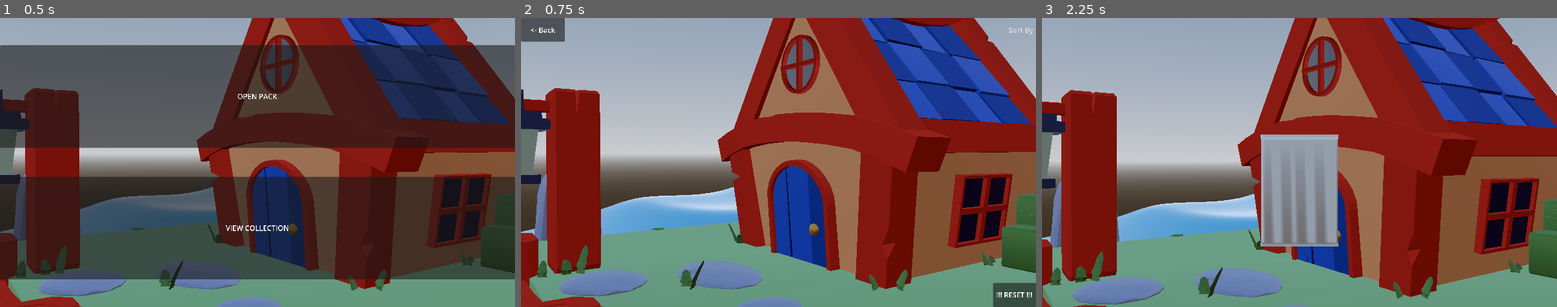
Above: before the commit, frames 1-3 (left to right).
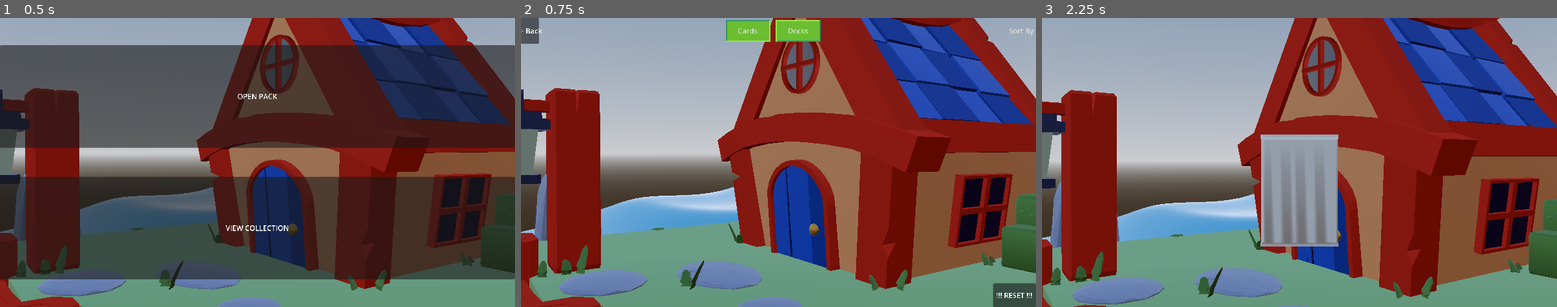
Above: after the commit, the same moments.

Repository: fennylol/TTCTCG
Game: Godot game, scene res://2_SCENES/MainZone/MainZone.tscn
Two runs of this game, one before a commit and one after it. Both use one fixed random seed, a clock stepped at 60 frames per second and the inputs below.
Inputs:
- Up to frame 1 (0.5 s): no input
- Up to frame 2 (0.75 s): click "VIEW COLLECTION" at 0.5 s
- Up to frame 3 (2.25 s): click "<- Back" at 1.25 s; click "OPEN PACK" at 2 s

Frame 1 is identical in both runs. In frame 2, 1.9% of the frame differs, in the area x 0-100%, y 0-97%; in frame 3, nothing differs.

Commit message:
content grid broken out

Diff:
--- a/2_SCENES/CollectionZone/CollectionUI.tscn
+++ b/2_SCENES/CollectionZone/CollectionUI.tscn
@@ -1,6 +1,8 @@
-[gd_scene load_steps=2 format=3 uid="uid://280odfhvfqk8"]
+[gd_scene load_steps=4 format=3 uid="uid://280odfhvfqk8"]
 
 [ext_resource type="Script" uid="uid://bog4tsoghheta" path="res://2_SCENES/CollectionZone/collection_ui.gd" id="1_aexvt"]
+[ext_resource type="Texture2D" uid="uid://c412f3mqr2lsf" path="res://1_ASSETS/UI/DEBUG_button_pressed.png" id="2_dceaw"]
+[ext_resource type="Texture2D" uid="uid://0irxkqdcs5nx" path="res://1_ASSETS/UI/DEBUG_button.png" id="3_16lt4"]
 
 [node name="CollectionUI" type="Control"]
 layout_mode = 3
@@ -18,6 +20,8 @@
 anchor_bottom = 1.0
 grow_horizontal = 2
 grow_vertical = 2
+size_flags_horizontal = 3
+size_flags_stretch_ratio = 4.0
 
 [node name="TopBar" type="HBoxContainer" parent="VBoxContainer"]
 layout_mode = 2
@@ -46,6 +50,28 @@
 size_flags_stretch_ratio = 10.0
 mouse_filter = 2
 
+[node name="Button" type="Button" parent="VBoxContainer/TopBar"]
+layout_mode = 2
+text = "Cards"
+icon = ExtResource("2_dceaw")
+flat = true
+icon_alignment = 1
+
+[node name="CheckButton" type="Button" parent="VBoxContainer/TopBar"]
+layout_mode = 2
+toggle_mode = true
+text = "Decks"
+icon = ExtResource("3_16lt4")
+flat = true
+icon_alignment = 1
+
+[node name="Spacer2" type="Control" parent="VBoxContainer/TopBar"]
+layout_mode = 2
+size_flags_horizontal = 3
+size_flags_vertical = 3
+size_flags_stretch_ratio = 10.0
+mouse_filter = 2
+
 [node name="SortOrderMenu" type="MenuButton" parent="VBoxContainer/TopBar"]
 layout_mode = 2
 text = "Sort By
@@ -59,11 +85,14 @@
 popup/item_2/text = "Rarity"
 popup/item_2/id = 2
 
-[node name="Spacer" type="Control" parent="VBoxContainer"]
+[node name="CONTENT" type="HBoxContainer" parent="VBoxContainer"]
 layout_mode = 2
 size_flags_vertical = 3
 size_flags_stretch_ratio = 10.0
-mouse_filter = 2
+
+[node name="RIGHT" type="VBoxContainer" parent="VBoxContainer/CONTENT"]
+layout_mode = 2
+size_flags_horizontal = 3
 
 [node name="BottomBar" type="HBoxContainer" parent="VBoxContainer"]
 layout_mode = 2
@@ -93,4 +122,5 @@
 vertical_alignment = 1
 
 [connection signal="pressed" from="VBoxContainer/TopBar/BackButton" to="." method="_on_back_button_pressed"]
+[connection signal="toggled" from="VBoxContainer/TopBar/CheckButton" to="." method="_on_check_button_toggled"]
 [connection signal="pressed" from="VBoxContainer/BottomBar/ResetButton" to="." method="_on_reset_button_pressed"]
--- a/2_SCENES/CollectionZone/CollectionZone.tscn
+++ b/2_SCENES/CollectionZone/CollectionZone.tscn
@@ -11,4 +11,5 @@
 [connection signal="visibility_changed" from="." to="." method="_on_visibility_changed"]
 [connection signal="DEBUG_reset_button_pressed" from="CollectionUI" to="." method="_on_reset_button_pressed"]
 [connection signal="back_button_pressed" from="CollectionUI" to="." method="_on_back_button_pressed"]
+[connection signal="building_button_toggled" from="CollectionUI" to="." method="_on_collection_ui_building_button_toggled"]
 [connection signal="sorting_by" from="CollectionUI" to="." method="_on_collection_ui_sorting_by"]
--- a/2_SCENES/CollectionZone/collection_ui.gd
+++ b/2_SCENES/CollectionZone/collection_ui.gd
@@ -2,6 +2,7 @@
 
 signal sorting_by (SortOrder: ContentCollection.SortOrders)
 signal back_button_pressed
+signal building_button_toggled (state: bool)
 signal DEBUG_reset_button_pressed
 
 @onready var SortOrderMenuButton = $VBoxContainer/TopBar/SortOrderMenu
@@ -9,12 +10,9 @@
 
 func _ready() -> void:
 	SortOrderMenu = SortOrderMenuButton.get_popup()
+	SortOrderMenu.index_pressed.connect(sorting_by.emit)
 
-	var SortOrderSelected = func(idx: int):
-		print("sorting by ", ContentCollection.SortOrders.find_key(idx))
-		sorting_by.emit(idx)
-
-	SortOrderMenu.index_pressed.connect(SortOrderSelected)
 
 func _on_back_button_pressed() -> void: back_button_pressed.emit()
 func _on_reset_button_pressed() -> void: DEBUG_reset_button_pressed.emit()
+func _on_check_button_toggled(toggled_on: bool) -> void: building_button_toggled.emit(toggled_on)
--- a/2_SCENES/CollectionZone/collection_zone.gd
+++ b/2_SCENES/CollectionZone/collection_zone.gd
@@ -2,30 +2,11 @@
 
 signal finished
 
-const SPACING_WIDTH: float = 0.25
-const SPACING_HEIGHT: float = 0.25
-const SCROLL_TARGET_SPEED: float = 0.5
-const SCROLL_SPEED: float = 5
-const ROT_SPEED: float = 5
-const Z_SCROLL_SPEED: float = 5
-const SUBSET_VIEWING_DIST: float = -10
+@onready var UI: Control = $CollectionUI
 
-@onready var UI: Control = $CollectionUI
-var DisplayedCount: int = 0
-var DisplayedWidth: int = 3
-var WorkingCollection: ContentCollection
-var HolderNode: Node3D
-var SubsetHolderNode: Node3D
-var ClickTarget: Node3D
+var WorkingCollection := ContentCollection.new()
+var DisplayGrid := ContentGrid.new(WorkingCollection)
 
-var ScrollTarget: float = 0.0
-var ViewingSubset: bool = false
-
-func _init() -> void:
-	WorkingCollection = ContentCollection.new()
-	# create node to hold content
-	_new_holder()
-	_new_subset_holder()
 
 func _ready() -> void:
 	var load_err: Error = WorkingCollection._load()
@@ -35,115 +16,44 @@
 	else:
 		printerr("collection failed to load: ", load_err)
 
-func _process(delta: float) -> void:
-	if visible:
-		var scroll: float = Input.get_axis("Up", "Down")
-		if !scroll: scroll = (float(Input.is_action_just_released("Down"))-float(Input.is_action_just_released("Up")))
-		ScrollTarget += scroll*SCROLL_TARGET_SPEED
 
-		var row_count: int = floor(DisplayedCount/DisplayedWidth)
-		var row_height: float = (Card.CARD_HEIGHT+SPACING_HEIGHT)
-		ScrollTarget = max(min(ScrollTarget, (row_count*row_height)-SPACING_HEIGHT), -row_height)
-
-		HolderNode.position.y = lerpf(HolderNode.position.y, ScrollTarget, delta*SCROLL_SPEED)
-		HolderNode.position.z = lerpf(HolderNode.position.z, float(ViewingSubset)*SUBSET_VIEWING_DIST, delta*SCROLL_SPEED)
+func new_grid(callback: Callable, y_pos: float = 0.0):
+	DisplayGrid.queue_free()
+	DisplayGrid = ContentGrid.new(WorkingCollection)
+	add_child(DisplayGrid)
+	DisplayGrid.position.y = y_pos
+	DisplayGrid.ScrollTarget = y_pos
+	DisplayGrid.CardClicked.connect(callback)
+	DisplayGrid.set_name("DisplayGrid"+str(callback.hash()))
 
 
-func display_collection(SortOrder : ContentCollection.SortOrders = ContentCollection.SortOrders.TYPE, Width : int = 3, MaxDisplayCount : int = 1, ViewAllContent : bool = false):
-	# reset values
-	DisplayedCount = 0
-	DisplayedWidth = Width
+func view_collection(y_pos: float = 0.0):
+	var _on_viewing_card_clicked = func(card: Card, content_holder: ContentHolder):
+		var how_many_kids: int = content_holder.get_child_count()-1
+		print(card.name, " has ", how_many_kids, " kids")
 
-	_new_subset_holder()
-	# populate HolderNode
-	var collection: Dictionary = WorkingCollection.collection
+		if card.position.y == 0:
+			var old_pos = content_holder.position.y
+			content_holder.position.y -= 4.5
+			var return_to_zero = func(string):
+				card.position.y = 0
+				content_holder.position.y = old_pos
+			card.play_anim("moves/PairSpin")
+			if !card.AnimationComplete.is_connected(return_to_zero):
+				card.AnimationComplete.connect(return_to_zero)
 
-	match SortOrder:
-		ContentCollection.SortOrders.EXPANSION:
-			for expansion in DATA.ExpansionIDs:
-				for type in DATA.ContentTypes:
-					for rarity in DATA.Rarities:
-						for content_ID in collection[expansion]["ATK"][type][rarity]:
-							var ch: ContentHolder =  display_content(expansion, type, rarity, content_ID, collection, HolderNode)
+	new_grid(_on_viewing_card_clicked, y_pos)
 
-		ContentCollection.SortOrders.TYPE:
-			for type in DATA.ContentTypes:
-				for rarity in DATA.Rarities:
-					for expansion in DATA.ExpansionIDs:
-						for content_ID in collection[expansion]["ATK"][type][rarity]:
-							var ch: ContentHolder = display_content(expansion, type, rarity, content_ID, collection, HolderNode)
+func build_deck(y_pos: float = 0.0):
+	var _on_building_card_clicked = func(card: Card, content_holder: ContentHolder):
+		print("added ", card.name, " to deck.")
 
-							var child_count = 0
-							var paired_rarities_dict = collection[expansion]["ATK"][type][rarity][content_ID]
-							for paired_rarity in paired_rarities_dict:
-								for paired_ID in paired_rarities_dict[paired_rarity]:
-									child_count += 1
-									var pair = DATA.get_expansion_content(DATA.ExpansionIDs[expansion], DATA.Rarities[paired_rarity], DATA.ContentTypes[type], paired_ID)
-									pair.position.z -= 0.5*child_count
-									ch.add_child(pair)
+	new_grid(_on_building_card_clicked, y_pos)
 
-		ContentCollection.SortOrders.RARITY:
-			for rarity in DATA.Rarities:
-				for type in DATA.ContentTypes:
-					for expansion in DATA.ExpansionIDs:
-						for content_ID in collection[expansion]["ATK"][type][rarity]:
-							display_content(expansion, type, rarity, content_ID, collection, HolderNode)
-
-func display_content(expansion, type, rarity, content_ID, collection, container_node) -> ContentHolder:
-	var card: Card = DATA.get_expansion_content(DATA.ExpansionIDs[expansion], DATA.Rarities[rarity], DATA.ContentTypes[type], content_ID)
-	var plain_name: String = DATA.get_expansion_content(DATA.ExpansionIDs[expansion], DATA.Rarities[rarity], DATA.ContentTypes[type], content_ID).Name.replace(" ", "_").to_lower()
-
-	var content_holder := ContentHolder.new(plain_name)
-	container_node.add_child(content_holder)
-	content_holder.add_child(card)
-
-	var pos := Vector3(0,0,0)
-	pos.x = (DisplayedCount%DisplayedWidth)*(Card.CARD_WIDTH+SPACING_WIDTH)
-	pos.y = -(DisplayedCount/DisplayedWidth)*(Card.CARD_HEIGHT+SPACING_HEIGHT)
-	content_holder.position = pos
-
-	var clickCallback = func(): card_clicked(card, content_holder)
-	if !ViewingSubset: content_holder.clicked.connect(clickCallback)
-	#var clickCallback = func():
-		#ViewingSubset = true
-		#
-		#print(card.Name, " (",rarity," ", type,")")
-		#for paired_rarity in collection[expansion]["ATK"][type][rarity][content_ID]:
-			#for paired_ID in collection[expansion]["ATK"][type][rarity][content_ID][paired_rarity]:
-				#var temp_count = DisplayedCount
-				#DisplayedCount = 0
-				#var paired_card: Card = DATA.get_expansion_content(DATA.ExpansionIDs[expansion], DATA.Rarities[paired_rarity], DATA.ContentTypes[type], content_ID)
-				#var count: int = collection[expansion]["ATK"][type][rarity][content_ID][paired_rarity][paired_ID]
-				#print("   ",paired_card.Name,": ", count, " (",paired_rarity," ", DATA.ContentTypes.find_key(paired_card.Type),")")
-				#for i in count:
-					#display_content(expansion, type, paired_rarity, paired_ID, collection, SubsetHolderNode)
-				#DisplayedCount = temp_count
-		#print("")
-	#
-	#if !ViewingSubset: content_holder.clicked.connect(clickCallback)
-
-	DisplayedCount += 1
-	return content_holder
-
-
-func card_clicked(card: Card, content_holder: ContentHolder):
-	print(card.name)
-	var how_many_kids: int = content_holder.get_child_count()-1
-
-
-## passthrough
-func recieve_cards(ExpansionID : DATA.ExpansionIDs, CardList : Array[Card]):
-	WorkingCollection.recieve_cards(ExpansionID, CardList)
 
 
 func _on_back_button_pressed() -> void:
-	if ViewingSubset:
-		ViewingSubset = false
-		_new_subset_holder()
-	# create node to hold content
-	else:
-		_new_holder()
-		finished.emit()
+	finished.emit()
 
 func _on_reset_button_pressed() -> void:
 	WorkingCollection.queue_free()
@@ -152,30 +62,21 @@
 	WorkingCollection.set_name("WorkingCollection")
 	WorkingCollection._save()
 
-	_new_holder()
-	display_collection()
+	view_collection()
 
 func _on_visibility_changed() -> void:
 	UI.set_visible(visible)
 
-func _new_holder() -> void:
-	if HolderNode: HolderNode.queue_free()
-	HolderNode = Node3D.new()
-	add_child(HolderNode)
-	HolderNode.set_name("HolderNode")
-	HolderNode.position.x = -(DisplayedWidth-1)/2.0 * (Card.CARD_WIDTH+SPACING_WIDTH)
-	HolderNode.position.y = 0
+func _on_collection_ui_building_button_toggled(state: bool) -> void:
+	var ScrollTarget = DisplayGrid.ScrollTarget
+	build_deck(ScrollTarget) if state else view_collection(ScrollTarget)
 
-func _new_subset_holder() -> void:
-	if SubsetHolderNode: SubsetHolderNode.queue_free()
-	SubsetHolderNode = Node3D.new()
-	HolderNode.add_child(SubsetHolderNode)
-	SubsetHolderNode.set_name("HolderNode")
-	SubsetHolderNode.position.x = 0#-(DisplayedWidth-1)/2.0 * (Card.CARD_WIDTH+SPACING_WIDTH)
-	SubsetHolderNode.position.z = -SUBSET_VIEWING_DIST
-	SubsetHolderNode.position.y = 0
+func _on_collection_ui_sorting_by(SortOrder: ContentCollection.SortOrders) -> void:
+	print("sorting by ", ContentCollection.SortOrders.find_key(SortOrder))
+	# TODO: ADD LATER
+	view_collection()
 
 
-func _on_collection_ui_sorting_by(SortOrder: ContentCollection.SortOrders) -> void:
-	_new_holder()
-	display_collection(SortOrder)
+## passthrough
+func recieve_cards(ExpansionID : DATA.ExpansionIDs, CardList : Array[Card]):
+	WorkingCollection.recieve_cards(ExpansionID, CardList)
--- /dev/null
+++ b/2_SCENES/CollectionZone/content_grid.gd
@@ -0,0 +1,96 @@
+extends Node3D
+class_name ContentGrid
+
+signal CardClicked(card: Card, content_holder: ContentHolder)
+
+const SPACING_WIDTH: float = 0.25
+const SPACING_HEIGHT: float = 0.25
+const SCROLL_TARGET_SPEED: float = 0.5
+const SCROLL_SPEED: float = 5
+
+var DisplayedCount: int = 0
+var DisplayedWidth: int = 3
+
+var ScrollTarget: float = 0.0
+var BuildingDeck: bool = false
+
+func _init(DisplayedContent: ContentCollection, RowWidth : int = DisplayedWidth):
+	DisplayedWidth = RowWidth
+	position.x = -(DisplayedWidth-1)/2.0 * (Card.CARD_WIDTH+SPACING_WIDTH)
+	var collection: Dictionary = DisplayedContent.collection
+
+	for expansion in DATA.ExpansionIDs:
+		for type in DATA.ContentTypes:
+			for rarity in DATA.Rarities:
+				for content_ID in collection[expansion]["ATK"][type][rarity]:
+					var card: Card = DATA.get_expansion_content(DATA.ExpansionIDs[expansion], DATA.Rarities[rarity], DATA.ContentTypes[type], content_ID)
+					var ch: ContentHolder =  display_content(card, collection)
+
+
+func display_content(card: Card, collection: Dictionary) -> ContentHolder:
+	var plain_name: String = card.name.replace(" ", "_").to_lower()
+
+	var content_holder := ContentHolder.new(plain_name)
+	add_child(content_holder)
+	content_holder.add_child(card)
+
+	var pos := Vector3(0,0,0)
+	pos.x = (DisplayedCount%DisplayedWidth)*(Card.CARD_WIDTH+SPACING_WIDTH)
+	pos.y = -(DisplayedCount/DisplayedWidth)*(Card.CARD_HEIGHT+SPACING_HEIGHT)
+	content_holder.position = pos
+
+	var clickCallback = func(): CardClicked.emit(card, content_holder)
+	content_holder.clicked.connect(clickCallback)
+
+	DisplayedCount += 1
+	return content_holder
+
+
+func _process(delta: float) -> void:
+	if visible:
+		var scroll: float = Input.get_axis("Up", "Down")
+		if !scroll: scroll = (float(Input.is_action_just_released("Down"))-float(Input.is_action_just_released("Up")))
+		ScrollTarget += scroll*SCROLL_TARGET_SPEED
+
+		var row_count: int = floor(DisplayedCount/DisplayedWidth)
+		var row_height: float = (Card.CARD_HEIGHT+SPACING_HEIGHT)
+		ScrollTarget = max(min(ScrollTarget, (row_count*row_height)-SPACING_HEIGHT), -row_height)
+
+		position.y = lerpf(position.y, ScrollTarget, delta*SCROLL_SPEED)
+
+
+
+
+
+
+
+#match SortOrder:
+		#ContentCollection.SortOrders.EXPANSION:
+			#for expansion in DATA.ExpansionIDs:
+				#for type in DATA.ContentTypes:
+					#for rarity in DATA.Rarities:
+						#for content_ID in collection[expansion]["ATK"][type][rarity]:
+							#var ch: ContentHolder =  display_content(expansion, type, rarity, content_ID, collection, HolderNode)
+							#
+		#ContentCollection.SortOrders.TYPE:
+			#for type in DATA.ContentTypes:
+				#for rarity in DATA.Rarities:
+					#for expansion in DATA.ExpansionIDs:
+						#for content_ID in collection[expansion]["ATK"][type][rarity]:
+							#var ch: ContentHolder = display_content(expansion, type, rarity, content_ID, collection, HolderNode)
+							#
+							#var child_count = 0
+							#var paired_rarities_dict = collection[expansion]["ATK"][type][rarity][content_ID]
+							#for paired_rarity in paired_rarities_dict:
+								#for paired_ID in paired_rarities_dict[paired_rarity]:
+									#child_count += 1
+									#var pair = DATA.get_expansion_content(DATA.ExpansionIDs[expansion], DATA.Rarities[paired_rarity], DATA.ContentTypes[type], paired_ID)
+									#pair.position.z -= 0.5*child_count
+									#ch.add_child(pair)
+							#
+		#ContentCollection.SortOrders.RARITY:
+			#for rarity in DATA.Rarities:
+				#for type in DATA.ContentTypes:
+					#for expansion in DATA.ExpansionIDs:
+						#for content_ID in collection[expansion]["ATK"][type][rarity]:
+							#display_content(expansion, type, rarity, content_ID, collection, HolderNode)
--- a/2_SCENES/MainZone/main_zone.gd
+++ b/2_SCENES/MainZone/main_zone.gd
@@ -25,7 +25,7 @@
 
 func _on_collection_button_pressed() -> void:
 	set_visible_element(Elements.COLLECTIONZONE)
-	CollectionZone.display_collection()
+	CollectionZone.view_collection()
 
 func _on_pack_zone_results(ExpansionID: DATA.ExpansionIDs, CardList: Array[Card]) -> void:
 	CollectionZone.recieve_cards(ExpansionID, CardList)
Binary file added: 1_ASSETS/UI/DEBUG_button.png
Not shown, added: 1_ASSETS/UI/DEBUG_button.png.import
Binary file added: 1_ASSETS/UI/DEBUG_button_pressed.png
Not shown, added: 1_ASSETS/UI/DEBUG_button_pressed.png.import
Not shown, added: 2_SCENES/CollectionZone/content_grid.gd.uid
Empty file removed: test_script.gd
Not shown, removed: test_script.gd.uid
